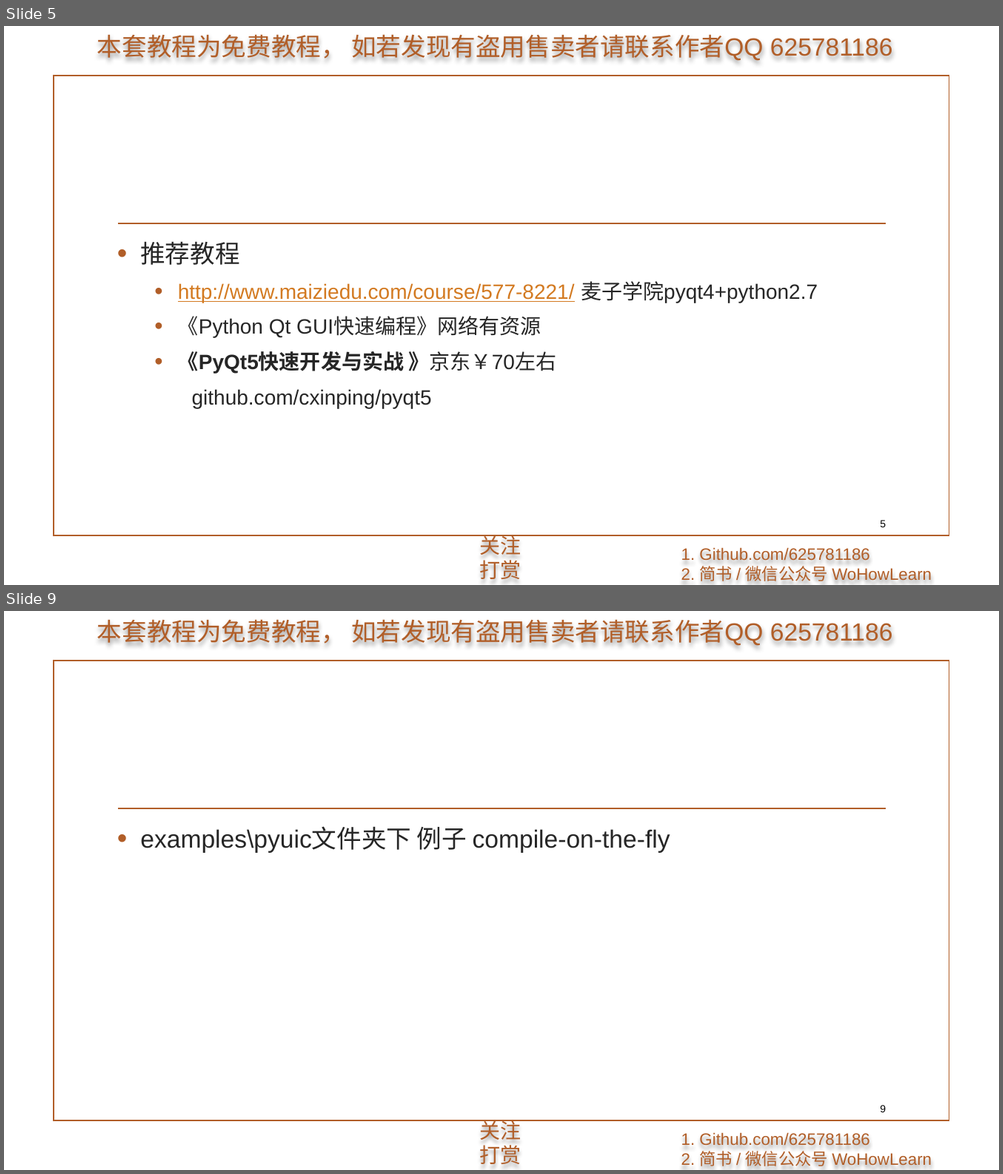
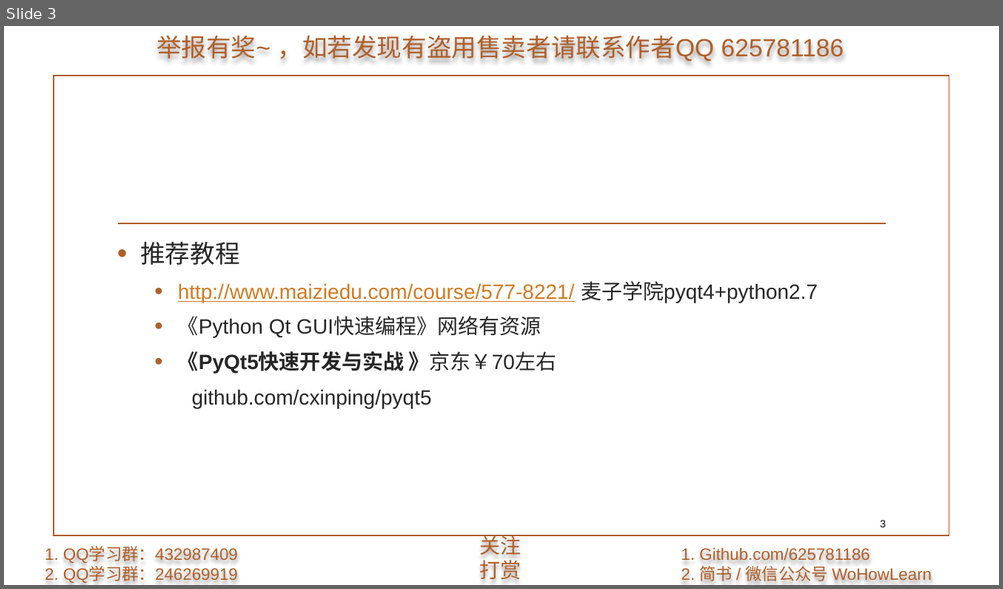
Before and after one commit to 625781186/WoHowLearn_PyQt5, a slide deck: 1.准备/1.准备.pptx. Shown one above the other, each under a label of ours: slides 5 and 9 before the commit, slide 3 after it; the slides between them are not shown. The pictures are 1003x1174 and 1003x589 pixels, drawn with LibreOffice and Linux fonts; fonts in the diff are those of the drawing; background and template pictures are left out. Boxes give left, top, right and bottom in pixels: in the first picture for what was removed or moved away, otherwise in the second. Text is boxed around its words. In the diff, an @@ line names an element or a change of style, - is before the commit and + after.

```diff
--- a/1.准备/1.准备.pptx
+++ b/1.准备/1.准备.pptx
@@ slide 9 removed at box(4, 611, 999, 1170), background picture (left out); not listed: 5 template elements that a slide beside it also shows @@
@@ text removed at box(140, 827, 670, 853) @@
-• examples\pyuic文件夹下 例子 compile-on-the-fly
@@ page number removed at box(879, 1105, 885, 1113) @@
-9
@@ what was slide 5 is now slide 3 @@
@@ slide 3 changed as well @@
@@ text at box(156, 36, 844, 62): text changed @@
-本套教程为免费教程， 如若发现有盗用售卖者请联系作者QQ 625781186
+举报有奖~ ，如若发现有盗用售卖者请联系作者QQ 625781186
@@ page number at box(879, 520, 885, 528): text changed @@
-5
+3
@@ text added at box(45, 547, 238, 584), 16 pt, text #B15E28 @@
+1. QQ学习群：432987409
+2. QQ学习群：246269919
```
Also in this commit, not shown: 4 other slides changed, 2 slides added, 3 other slides removed.
